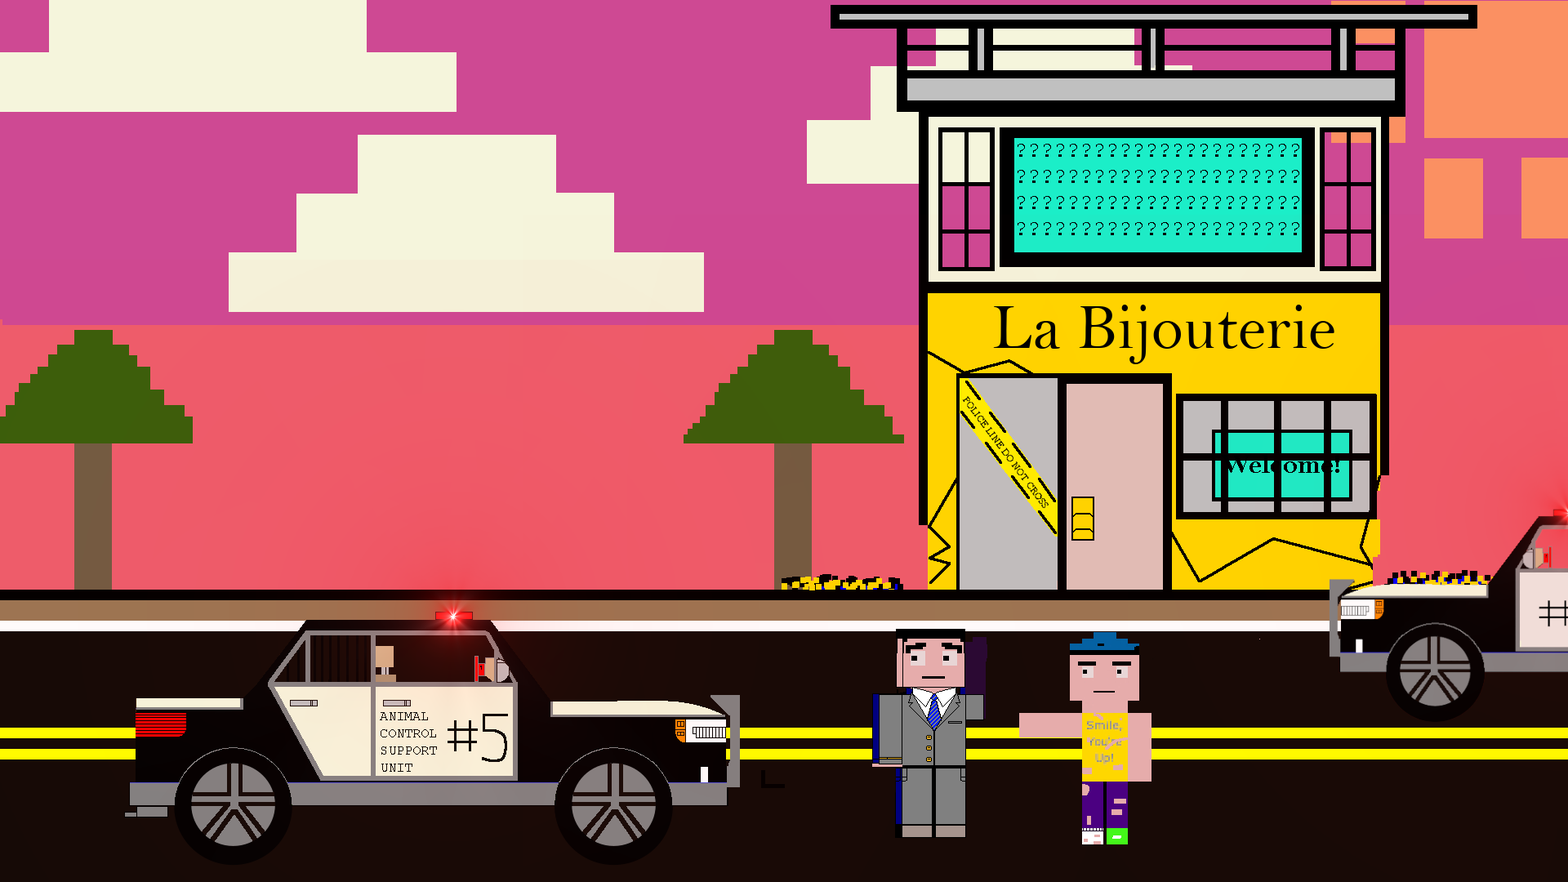
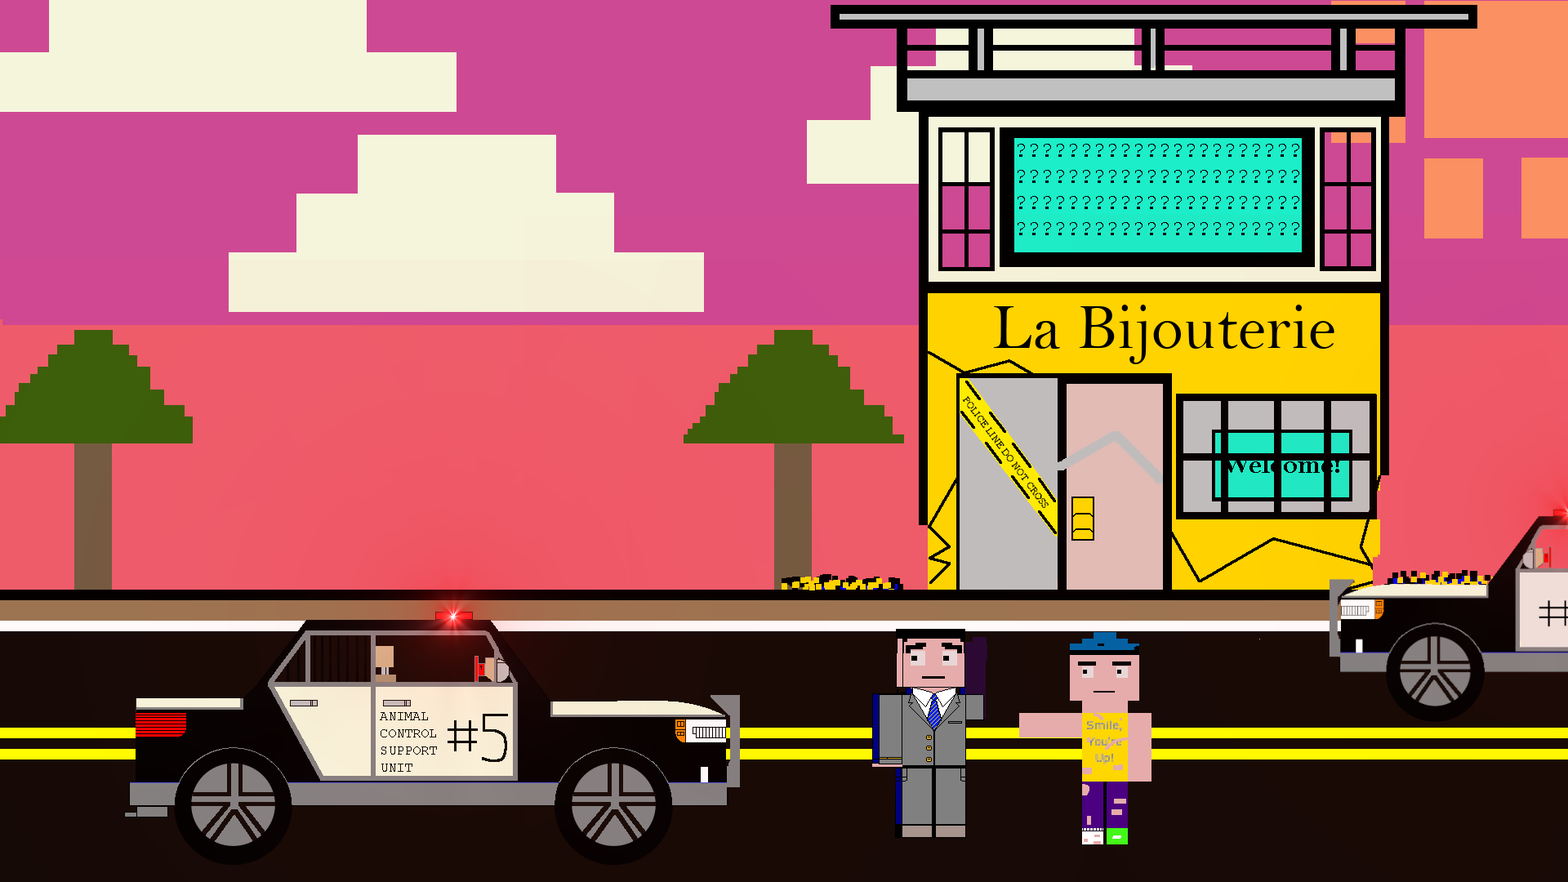
Layers edited between the first and the second 1568×882 image:
added layer "Background copy #8" above "Background copy #7" over 761, 431, 1163, 789
hid "Background copy #7" over 761, 431, 1163, 789